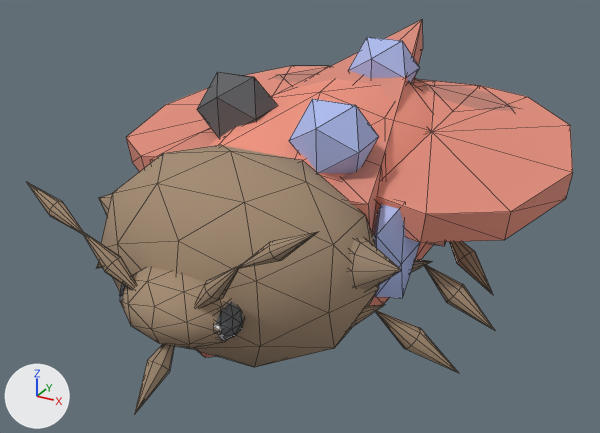
One commit to the glTF model web-forest/public/model/species/dysdercus-cingulatus.glb: the scene before it, then after it.
One viewpoint serves both versions: a 50 mm lens placed at (0.29, -0.545, 0.368), pointed at (-0.005, -0.008, 0.1). Arrows for +X, +Y and +Z are at lower left; the lights stay in place. The older version comes first. Mesh edges are drawn as thin lines. Where no turn or scale is listed for an object, it has been applied to the vertices. Vertices at exactly the same position are counted once.

Names of what the first picture shows: 'antenna-l0', 'antenna-l1', 'antenna-r0', 'antenna-r1', 'body', 'head', 'leg0-l0', 'leg1-l0', 'leg2-l0', 'pronotum', 'rim0-l', 'rostrum', 'scutellum', 'shoulder-l', 'wing-l', 'wing-r' and 4 more.
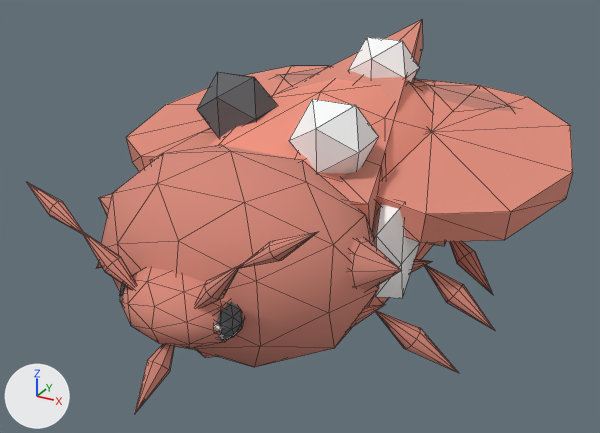
Boxes [x1, y1, x2, y2] around the edits, measured in the pictures (600 x 433 px):
part 1 of me_mesh_0, recoloured (blue to white): [289, 37, 419, 174] in both
part 2 of me_mesh_1, recoloured (blue to white): [373, 204, 420, 298] in both
part 3 of me_mesh_4, recoloured (beige to pink): [101, 145, 379, 367] in both
part 4 of me_mesh_5, recoloured (beige to pink): [349, 238, 401, 291] in both
part 5 of me_mesh_7, recoloured (beige to pink): [120, 267, 245, 349] in both
part 6 of me_mesh_8, recoloured (beige to pink): [135, 344, 174, 413] in both
part 7 of me_mesh_9, recoloured: [82, 231, 241, 308] in both
part 8 of me_mesh_10, recoloured: [27, 183, 319, 268] in both
part 9 of me_mesh_13, recoloured: [350, 304, 459, 373] in both
part 10 of me_mesh_15, recoloured: [411, 259, 494, 330] in both
part 11 of me_mesh_17, recoloured: [449, 242, 493, 294] in both

Patch to the scene script:
```diff
--- a/web-forest/public/model/species/dysdercus-cingulatus.glb.py
+++ b/web-forest/public/model/species/dysdercus-cingulatus.glb.py
@@ me_mesh_0 @@
 me_mesh_0.from_pydata(...)  # 78 vertices, 140 faces; spans x -0.103..0.103, y -0.207..0.207, z -0.09..0.108
 # used by ob_body; location = (0.0, 0.0207, 0.108); rotation_euler = (0.0561, 0.0, 0.0), in degrees (3.2, 0, 0)
+# me_mesh_0 part 1: 40 faces centred in x -0.015..0.068, y -0.088..0.125, z 0.058..0.104 are repainted in the vertex colours; the middle colour goes from blue #adbbed to white #fcfcfc
 me_mesh_0.materials.append(mat_flat)
@@ me_mesh_1 @@
 me_mesh_1.from_pydata(...)  # 12 vertices, 20 faces; spans x -0.0141..0.0141, y -0.0281..0.0281, z -0.0383..0.0383
 # used by ob_rim0_l; parent = ob_body; location = (0.0931, -0.0723, 0.009)
+# me_mesh_1 part 2: 20 faces centred in x -0.0123..0.0123, y -0.0245..0.0245, z -0.0334..0.0334 are repainted in the vertex colours; the middle colour goes from blue #adbbed to white #fcfcfc
 me_mesh_1.materials.append(mat_flat)
@@ me_mesh_4 @@
 me_mesh_4.from_pydata(...)  # 42 vertices, 80 faces; spans x -0.107..0.107, y -0.074..0.074, z -0.077..0.077
 # used by ob_pronotum; parent = ob_body; location = (0.0, -0.128, 0.0108)
+# me_mesh_4 part 3: 80 faces centred in x -0.095..0.095, y -0.066..0.066, z -0.068..0.068 are repainted in the vertex colours; the middle colour goes from beige #a48c73 to pink #d78979
 me_mesh_4.materials.append(mat_flat)
@@ me_mesh_5 @@
 me_mesh_5.from_pydata(...)  # 22 vertices, 40 faces; spans x -0.0054..0.0504, y -0.0305..0.0305, z -0.031..0.031
+# me_mesh_5 part 4: 40 faces centred in x -0.0032..0.0354, y -0.0254..0.0252, z -0.0233..0.0262 are repainted in the vertex colours; the middle colour goes from beige #9f8972 to pink #d08677
 me_mesh_5.materials.append(mat_flat)
@@ me_mesh_7 @@
 me_mesh_7.from_pydata(...)  # 42 vertices, 80 faces; spans x -0.0452..0.0452, y -0.0347..0.0347, z -0.0261..0.0261
 # used by ob_head; parent = ob_pronotum; location = (0.0, -0.0628, -0.0045)
+# me_mesh_7 part 5: 80 faces centred in x -0.0401..0.0401, y -0.0308..0.0308, z -0.0231..0.0231 are repainted in the vertex colours; the middle colour goes from beige #a48c73 to pink #d78979
 me_mesh_7.materials.append(mat_flat)
@@ me_mesh_8 @@
 me_mesh_8.from_pydata(...)  # 10 vertices, 16 faces; spans x -0.008..0.008, y -0.0474..0.0, z -0.036..0.0
+# me_mesh_8 part 6: 16 faces centred in x -0.0046..0.0046, y -0.0328..-0.0115, z -0.0264..-0.0072 are repainted in the vertex colours; the middle colour goes from beige #9f8972 to pink #d08677
 me_mesh_8.materials.append(mat_flat)
@@ me_mesh_9 @@
 me_mesh_9.from_pydata(...)  # 12 vertices, 20 faces; spans x -0.007..0.007, y -0.0067..0.0067, z 0.0..0.0602
 # used by ob_antenna_l0; parent = ob_antenna_l0_j; location = (0.0, 0.0, 0.0); rotation_euler = (0.0, 0.735, 0.0), in degrees (0, 42, 0)
+# me_mesh_9 part 7: 20 faces centred in x -0.0042..0.0042, y -0.0044..0.0044, z 0.0201..0.0401 are repainted in the vertex colours; the middle colour goes from beige #a48c73 to pink #d78979
 me_mesh_9.materials.append(mat_flat)
@@ me_mesh_10 @@
 me_mesh_10.from_pydata(...)  # 12 vertices, 20 faces; spans x -0.0062..0.0062, y -0.0059..0.0059, z 0.0..0.0602
 # used by ob_antenna_l1; parent = ob_antenna_l0; location = (0.0, 0.0, 0.0542); rotation_euler = (-0.12, 0.264, 0.0), in degrees (-6.9, 15, 0)
+# me_mesh_10 part 8: 20 faces centred in x -0.0037..0.0037, y -0.0039..0.0039, z 0.0201..0.0401 are repainted in the vertex colours; the middle colour goes from beige #a48c73 to pink #d78979
 me_mesh_10.materials.append(mat_flat)
@@ me_mesh_13 @@
 me_mesh_13.from_pydata(...)  # 24 vertices, 40 faces; spans x 0.0..0.1063, y 0.0..0.0545, z -0.0226..0.0246
+# me_mesh_13 part 9: 40 faces centred in x 0.013..0.0896, y 0.0056..0.0523, z -0.0108..0.0222 are repainted in the vertex colours; the middle colour goes from beige #a48c73 to pink #d78979
 me_mesh_13.materials.append(mat_flat)
@@ me_mesh_15 @@
 me_mesh_15.from_pydata(...)  # 24 vertices, 40 faces; spans x 0.0..0.1144, y -0.0105..0.0105, z -0.0157..0.0275
+# me_mesh_15 part 10: 40 faces centred in x 0.0167..0.0962, y -0.007..0.007, z -0.0055..0.0235 are repainted in the vertex colours; the middle colour goes from beige #a48c73 to pink #d78979
 me_mesh_15.materials.append(mat_flat)
@@ me_mesh_17 @@
 me_mesh_17.from_pydata(...)  # 24 vertices, 40 faces; spans x 0.0..0.0956, y -0.049..0.0, z -0.0203..0.0222
+# me_mesh_17 part 11: 40 faces centred in x 0.0113..0.081, y -0.0475..-0.0045, z -0.0102..0.0206 are repainted in the vertex colours; the middle colour goes from beige #a48c73 to pink #d78979
 me_mesh_17.materials.append(mat_flat)
```
